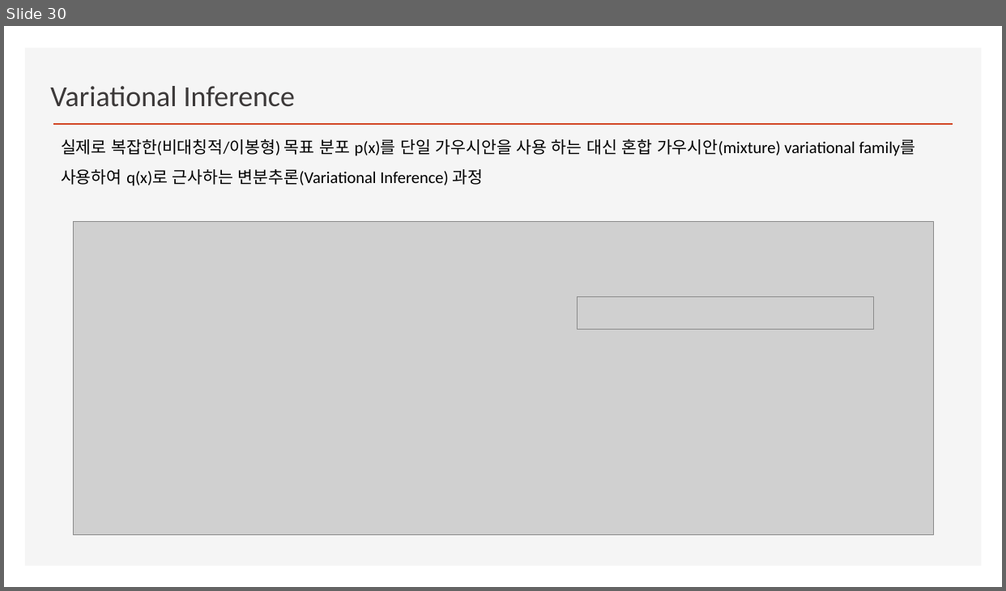
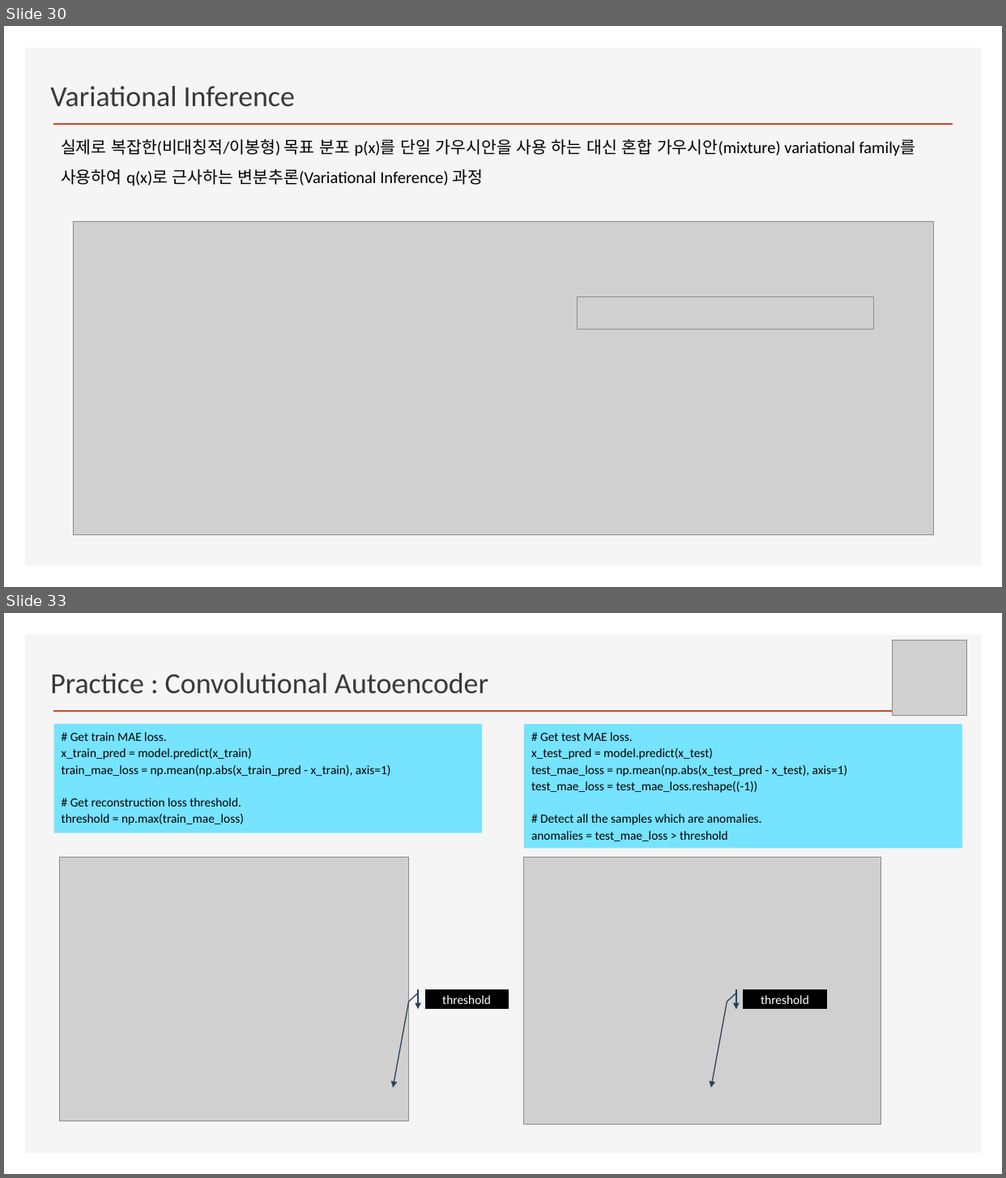
Before and after one commit to ancestor9/2026_Fall_AI-Literacy, a slide deck: Variational Autoencoders.pptx. Shown one above the other, each under a label of ours: slide 30 before the commit, slides 30 and 33 after it; the slides between them are not shown. The pictures are 1006x591 and 1006x1178 pixels, drawn with LibreOffice and Linux fonts; fonts in the diff are those of the drawing; grey boxes stand for pictures; background and template pictures are left out. Boxes give left, top, right and bottom in pixels: in the first picture for what was removed or moved away, otherwise in the second. Text is boxed around its words. In the diff, an @@ line names an element or a change of style, - is before the commit and + after.

```diff
--- a/Variational Autoencoders.pptx
+++ b/Variational Autoencoders.pptx
@@ slide 33 added at (4,613,1002,1174), background #FFFFFF; not listed: 2 template elements that a slide beside it also shows @@
@@ picture added at (892,641,967,716) @@
@@ text added at (50,673,488,694), 28 pt, text #3B3838 @@
+Practice : Convolutional Autoencoder
@@ rectangle added at (54,724,483,833), fill #76E3FF, 12 pt, text #000000 @@
+# Get train MAE loss.
+x_train_pred = model.predict(x_train)
+train_mae_loss = np.mean(np.abs(x_train_pred - x_train), axis=1)
+# Get reconstruction loss threshold.
+threshold = np.max(train_mae_loss)
@@ rectangle added at (524,724,962,848), fill #76E3FF, 12 pt, text #000000 @@
+# Get test MAE loss.
+x_test_pred = model.predict(x_test)
+test_mae_loss = np.mean(np.abs(x_test_pred - x_test), axis=1)
+test_mae_loss = test_mae_loss.reshape((-1))
+# Detect all the samples which are anomalies.
+anomalies = test_mae_loss > threshold
@@ picture added at (59,858,408,1122) @@
@@ picture added at (524,857,881,1124) @@
@@ accent callout added at (424,990,509,1009), fill #000000, outline #28445D 1 pt, 12 pt, text #FFFFFF @@
+threshold
@@ accent callout added at (744,990,828,1009), fill #000000, outline #28445D 1 pt, 12 pt, text #FFFFFF @@
+threshold
```
Also in this commit, not shown: 2 slides changed, 2 other slides added, 1 slide removed.
